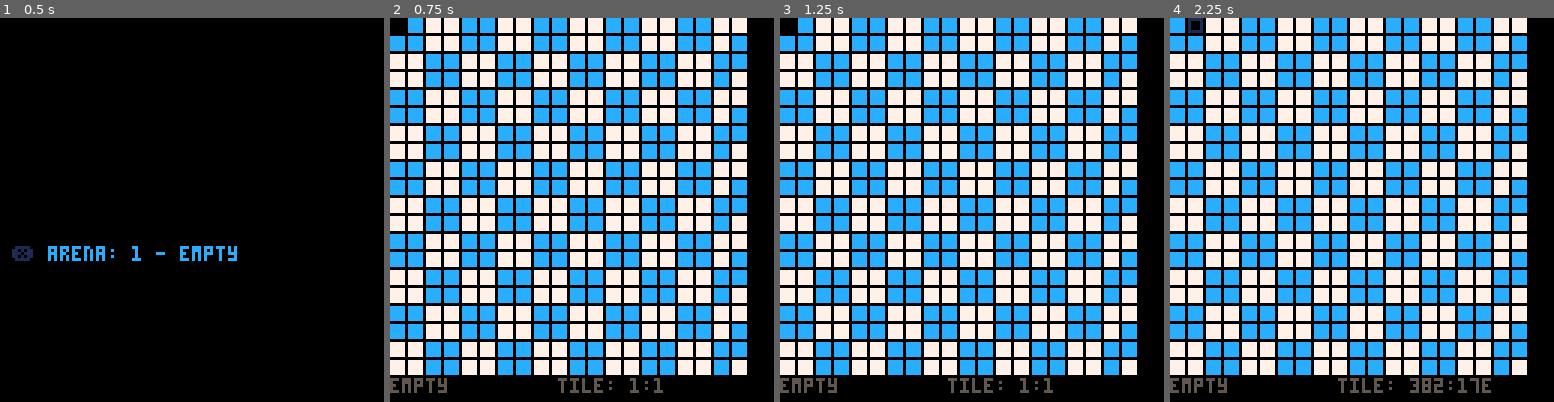
Above: before the commit, frames 1-4 (left to right).
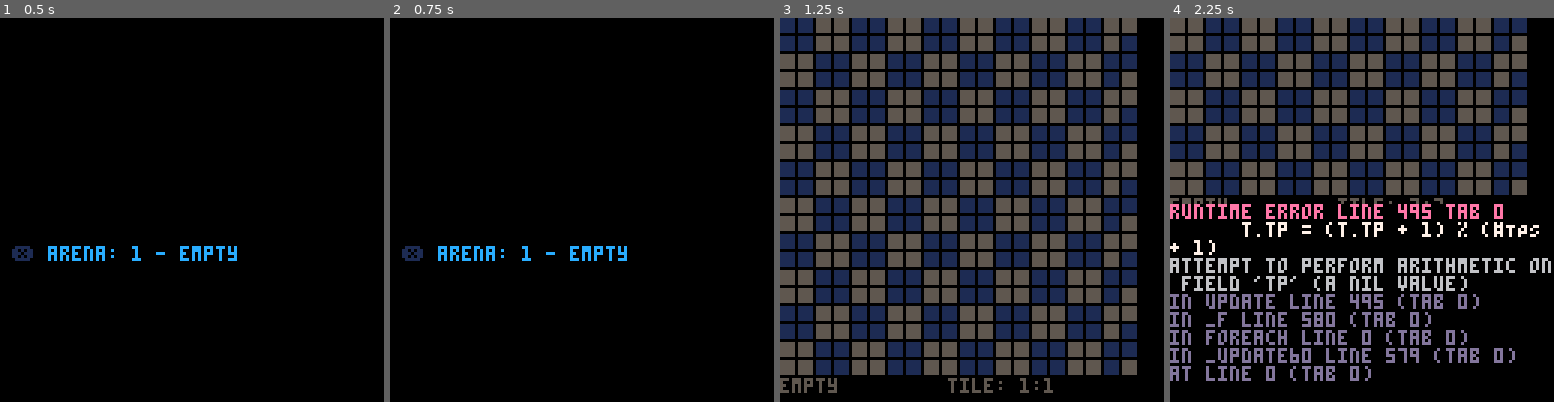
Above: after the commit, the same moments.

Repository: klen/square-wars
Game: PICO-8 cartridge editor.p8
Same seed, same stepped clock (60 frames per second), same inputs: the game is played once before the commit and once after it.
Inputs:
- Up to frame 1 (0.5 s): tap X (X key) at 0.33 s
- Up to frame 2 (0.75 s): tap O (Z key) at 0.7 s
- Up to frame 3 (1.25 s): tap X (X key) at 1.07 s
- Up to frame 4 (2.25 s): hold Right 1.6-2.1 s; tap O (Z key) at 1.7, 2.1 s; tap X (X key) at 1.85 s; hold Up from 2.15 s (still down)

Frame 1 is identical in both runs. In frame 2, 61% of the frame differs, in the area x 0-93%, y 0-98%; in frame 3, 61%; in frame 4, 64%, in the area x 0-100%, y 0-98%.
Error after the commit: runtime error line 495 tab 0; t.tp = (t.tp + 1) % (#TPS + 1); attempt to perform arithmetic on field 'tp' (a nil value)

Commit message:
feat: wip 🫕

Diff:
--- a/data/data.lua
+++ b/data/data.lua
@@ -3,7 +3,7 @@
 
 DATA = {
   -- white (1), red (2), orange (4), yellow (8), green (16), blue (32)
-  COLORS = { 6, 7, 8, 9, 10, 11, 12 },
+  COLORS = { 7, 8, 9, 10, 11, 12, 5 },
   -- stylua: ignore start
   -- TODO: slot 3 is empty
   CART = {
--- a/data/missions.lua
+++ b/data/missions.lua
@@ -122,7 +122,7 @@
 choose any path.]],
   },
 
-  -- 8 (2) master of white
+  -- 8 (2) master of snow
   {
     n = "master of snow",
     r = 6,
@@ -138,7 +138,7 @@
 and my power is yours.]],
   },
 
-  -- 9 (2) master of red
+  -- 9 (2) master of fire
   {
     n = "master of fire",
     r = 6,
@@ -154,7 +154,7 @@
 claim my fire.]],
   },
 
-  -- 10 (2) master of orange
+  -- 10 (2) master of desert
   {
     n = "master of desert",
     r = 6,
@@ -169,7 +169,7 @@
 and take my power.]],
   },
 
-  -- 11 (2) master of yellow
+  -- 11 (2) master of sun
   {
     n = "master of sun",
     r = 6,
@@ -178,13 +178,13 @@
     j = { cpu = "2", plc = { "127,274", "267,134" } },
     u = { v = 8, s = "power", n = "power of sun" },
     b = [[rays of light, i command
-from the sun's core, all
+from the core, all
 paths radiate. withstand
 the blazing field, and
 my power you will gain.]],
   },
 
-  -- 12 (2) master of green
+  -- 12 (2) master of woods
   {
     n = "master of woods",
     r = 6,
@@ -200,7 +200,7 @@
 and my power is yours.]],
   },
 
-  -- 13 (2) master of blue
+  -- 13 (2) master of storm
   {
     n = "master of storm",
     r = 6,
@@ -279,9 +279,15 @@
   },
 
   -- 20 (3) lines
-  { n = "lines", f = { a = 9 }, j = { cpu = "2,2,2" }, u = { s = "arena" }, b = "" },
-
-  -- 21 (3) spikes
+  {
+    n = "lines",
+    f = { a = 9 },
+    j = { cpu = "2", plc = { "1,381", "20,400" } },
+    u = { s = "arena" },
+    b = "",
+  },
+
+  -- 21 (3) spikes (bombs)
   {
     n = "spikes",
     f = { a = 10, o = { "", "55,13c,60,131" } },
--- a/editor.p8
+++ b/editor.p8
@@ -155,4 +155,4 @@
 
 
 __map__
-706f7765721f391f70616c657474651f311f70726163746963651f341f1e
+2c3135322c3135352c3135362c3135372c3135382c3135392c3135612c3135622c3135632c3135642c3135652c3135662c3136302c3136312c3136322c3136362c3137612c3138651f1e1e
--- a/main.p8
+++ b/main.p8
@@ -388,4 +388,4 @@
 
 
 __map__
-706f7765721f391f70616c657474651f311f70726163746963651f341f1e
+2c3135322c3135352c3135362c3135372c3135382c3135392c3135612c3135622c3135632c3135642c3135652c3135662c3136302c3136312c3136322c3136362c3137612c3138651f1e1e
--- a/src/effects/typewriter.p8.lua
+++ b/src/effects/typewriter.p8.lua
@@ -2,7 +2,7 @@
   x = 8,
   y = 5,
   c = 7,
-  sd = 2,
+  sd = 1,
   txt = "",
 
   draw = function(_ENV)
--- a/src/global.p8.lua
+++ b/src/global.p8.lua
@@ -10,7 +10,6 @@
 DATA = str_tbl(mem_str())
 CART = DATA.CART
 COLORS = DATA.COLORS
-CCR = COLORS[1] - 1
 MISSIONS = DATA.MISSIONS
 ARENAS = DATA.ARENAS
 
--- a/src/screens/brief.p8.lua
+++ b/src/screens/brief.p8.lua
@@ -19,7 +19,7 @@
 
   -- reset campaign data
   if n == 1 then
-    pw = 0
+    pw, mw = 0, 0
     dset(CART.time, 0)
     dset(CART.score, 0)
     dset(CART.power, 0)
--- a/src/ui/controls.p8.lua
+++ b/src/ui/controls.p8.lua
@@ -9,7 +9,7 @@
 
   init = function(_ENV)
     while not jd:cfree(sc) do
-      sc = (sc - CCR) % #COLORS + 1 + CCR
+      sc = sc % #COLORS + 1
     end
   end,
 
@@ -32,7 +32,7 @@
       if btn < 4 then
         local d = dir[btn + 1]
         sc = jd:move_color(sc, function(c)
-          return (c + d - CCR - 1) % #COLORS + CCR + 1
+          return (c + d - 1) % #COLORS + 1
         end, p.w)
         beep()
       else
@@ -45,21 +45,20 @@
   draw = function(_ENV)
     local p = jd:active()
 
-    for idx, c in ipairs(COLORS) do
-      local s = idx * 8 - 8
-
+    for c = 1, #COLORS do
+      local s, cl = c * 8 - 8, COLORS[c]
       if c == sc then
-        rectfill(s, 120, s + 6, 126, c)
+        rectfill(s, 120, s + 6, 126, cl)
       elseif jd:cfree(c, p.w) then
-        rectfill(s + 1, 121, s + 5, 125, c)
+        rectfill(s + 1, 121, s + 5, 125, cl)
       else
-        rect(s + 1, 121, s + 5, 125, c)
+        rect(s + 1, 121, s + 5, 125, cl)
       end
-    end
-    local w, active = 60, jd.act
-    for p in all(jd.players) do
-      local n, c, t = p.n, p.c, tostr(#p.t)
-      w = print((n == active and inv or "") .. pspace(t, 3) .. t, w + 5, 121, c)
+      local w, active = 60, jd.act
+      for p in all(jd.players) do
+        local n, c, t = p.n, p.c, tostr(#p.t)
+        w = print((n == active and inv or "") .. pspace(t, 3) .. t, w + 5, 121, COLORS[p.c] or 1)
+      end
     end
   end,
 
@@ -83,7 +82,7 @@
   for tn in all(p.t) do
     for fn in all(t[tn].hvrel) do
       local ft = t[fn]
-      if ft.p == 0 then
+      if not ft.p then
         if not seen[fn] then
           seen[fn] = true
           if jd:cfree(ft.c) then
@@ -94,27 +93,6 @@
     end
   end
   return r
-end
-
-function get_clusters(targets, tiles)
-  local seen, clusters = {}, { {}, {}, {}, {}, {}, {}, {} }
-  for tn in all(targets) do
-    local cl = cluster(tn, tiles)
-    local cnum = cl[1]
-    if not seen[cnum] then
-      seen[cnum] = true
-      local t = tiles[tn]
-      for cn in all(cl) do
-        add(clusters[t.c - CCR], cn)
-      end
-    end
-  end
-  clusters = sort(clusters, function(a, b)
-    return #a > #b
-  end)
-  return filter(clusters, function(c)
-    return #c > 0
-  end)
 end
 
 -- random bot
--- a/src/ui/editor.p8.lua
+++ b/src/ui/editor.p8.lua
@@ -9,7 +9,7 @@
     dir = { -1, 1, -field.s, field.s }
 
     for t in all(field.t) do
-      if t.p == 0 do
+      if not t.p do
         t.c = _ENV:color(t)
       end
     end
@@ -24,23 +24,23 @@
     if d then
       tile = (tile + d - 1) % field.s ^ 2 + 1
 
-    -- set tile color
+    -- update tile
     elseif btn == 4 then
       local t = field.t[tile]
-      t.t = (t.t + 1) % (#TPS + 1)
-      if t.t == 1 then
+      t.tp = (t.tp + 1) % (#TPS + 1)
+      if t.tp == 1 then
         t.p = 5
         t.c = 1
       else
-        t.p = 0
+        t.p = nil
         t.c = _ENV:color(t)
       end
 
     -- copy tile data
     elseif btn == 5 then
       local t = field.t[tile]
-      t.p = 0
-      t.t = 0
+      t.p = nil
+      t.tp = nil
       t.c = _ENV:color(t)
     end
   end,
--- a/src/ui/field.p8.lua
+++ b/src/ui/field.p8.lua
@@ -5,7 +5,7 @@
   eff = nil,
 
   init = function(_ENV)
-    if eff == 'dark' then
+    if eff == "dark" then
       draw = draw_dark
     else
       draw = draw
@@ -45,16 +45,21 @@
     end
 
     foreach(t, function(tt)
-        fix_color(tt, t)
+      fix_tile(t, tt)
     end)
 
     if o then
       local prv
       for p, v in ipairs(o) do
         for i, h in ipairs(split(v)) do
-          if h == "" then break end
+          if h == "" then
+            break
+          end
           local tt = t[tonum("0x" .. h)]
-          tt.t = p + 1
+          tt.tp = p + 1
+          while tt.c == #COLORS do
+            tt.c = rndcolor()
+          end
           if p == 1 and i % 2 == 0 then
             prv.c = tt.c
           end
@@ -65,10 +70,13 @@
 
     if a then
       for h in all(split(ARENAS[a][2])) do
-        if h == "" then break end
+        if h == "" then
+          break
+        end
         local tt = t[tonum("0x" .. h)]
-        if tt.t == 0 then
-          tt.c = 1
+        if not tt.tp then
+          tt.tp = 1
+          tt.c = nil
           tt.p = 5
         end
       end
@@ -94,33 +102,47 @@
       end
       for n in all(pt.diag) do
         local ft = t[n]
-        if ft.p == 1 then pt:draw(s, off, ts) end
+        if ft.p == 1 then
+          pt:draw(s, off, ts)
+        end
       end
     end)
   end,
 
-  tile_coords = function(_ENV, n)
-    local idx = n - 1
-    return idx % s * ts + off, idx \ s * ts + off
-  end,
-
   move = function(_ENV)
-    if eff == 'erosion' then
+    if eff == "erosion" then
       local tc = rnd(t)
-      if tc.p == 0 then
-        tc.c = 1
-        tc.p = 5
-      end
+      tc:boom()
     end
   end,
 }
 
-function fix_color(tt, t)
-  for n in all(tt.hvrel) do
-    local c = t[n].c
-    if c == tt.c then
-      return
+function fix_tile(t, tt)
+  local cl, idx = cluster(tt.n, t), #COLORS
+  while idx > 0 and (#cl > 4 or #cl == 1) do
+    tt.c = rndcolor()
+    cl = cluster(tt.n, t)
+    idx -= 1
+  end
+end
+
+function get_clusters(targets, tiles)
+  local seen, clusters = {}, { {}, {}, {}, {}, {}, {}, {} }
+  for tn in all(targets) do
+    local cl = cluster(tn, tiles)
+    local cnum = cl[1]
+    if not seen[cnum] then
+      seen[cnum] = true
+      local t = tiles[tn]
+      for cn in all(cl) do
+        add(clusters[t.c], cn)
+      end
     end
   end
-  tt.c = rndcolor()
+  clusters = sort(clusters, function(a, b)
+    return #a > #b
+  end)
+  return filter(clusters, function(c)
+    return #c > 0
+  end)
 end
--- a/src/ui/judge.p8.lua
+++ b/src/ui/judge.p8.lua
@@ -57,14 +57,17 @@
         tt.p = p.n
         add(p.t, n)
       end
-      for tt in all(p.t) do
-        t[tt].c = p.c
+      for n in all(p.t) do
+        t[n].c = p.c
       end
     end
 
     local pt = players[1].t[1]
     for n in all(t[pt].hvrel) do
-      t[n].c = _ENV:move_color(t[n].c, rndcolor)
+      local tt = t[n]
+      if not tt.p then
+        t[n].c = _ENV:move_color(t[n].c, rndcolor)
+      end
     end
   end,
 
@@ -74,9 +77,8 @@
         return false
       end
     end
-    local idx = c - CCR
     if w and pwr and pwr:active(c) then
-      return w & (1 << (c - CCR - 1)) > 0
+      return w & (1 << (c - 1)) > 0
     end
     return true
   end,
@@ -95,7 +97,7 @@
   move = function(_ENV, c)
     local p = players[act]
     local tiles, ptiles, pwr = f.t, p.t, pwr and pwr:active(c)
-    local npt = #ptiles
+    local npt, bombs = #ptiles, {}
 
     p.c = c
     moves += 1
@@ -108,15 +110,53 @@
       if pwr then
         grab(pt.diag, tiles, p)
       end
+
+      -- portals
+      if pt.tp == 2 then
+        foreach(tiles, function(t)
+          if not t.p and t.tp == 2 and t.c == c then
+            t.p = act
+            t.tp = nil
+            add(ptiles, t.n)
+          end
+        end)
+
+      -- bombs
+      elseif pt.tp == 3 then
+        add(bombs, tn)
+      end
     end)
 
     local empty = #ptiles == npt
     p.skip = empty and p.skip + 1 or 0
     if p.skip >= 8 then
-      p.c = 5
+      p.c = nil
       foreach(ptiles, function(tn)
-        tiles[tn].c = 5
+        tiles[tn].c = nil
       end)
+    end
+
+    if #bombs > 0 then
+      foreach(bombs, function(bn)
+        local bt = tiles[bn]
+        bt:boom()
+        foreach(bt.hvrel, function(n)
+          local t = tiles[n]
+          t:boom()
+          foreach(t.hvrel, function(nn)
+            local nt = tiles[nn]
+            nt:boom()
+            foreach(nt.hvrel, function(nnn)
+              tiles[nnn]:boom()
+            end)
+          end)
+        end)
+      end)
+      for p in all(players) do
+        p.t = filter(p.t, function(tn)
+          return tiles[tn].p == p.n
+        end)
+      end
     end
 
     -- keep the current player
@@ -141,19 +181,18 @@
     local p = players[act]
 
     return _ENV:move_color(p.c, function(c)
-      return COLORS[(c - CCR) % #COLORS + 1]
+      return c % #COLORS + 1
     end, p.w)
   end,
 
   finish = function(_ENV, next)
-    printh "jd finish"
     local active_players = #filter(players, function(p)
       return p.skip < 8
     end)
     if active_players > 0 then
       f:move()
       for t in all(f.t) do
-        if t.p == 0 then
+        if not t.p then
           return _ENV:next_move(next)
         end
       end
@@ -186,17 +225,9 @@
 function grab(nts, ts, p)
   for nn in all(nts) do
     nt = ts[nn]
-    if nt.p == 0 and nt.c == p.c then
+    if not nt.p and nt.c == p.c then
       nt.p = p.n
       add(p.t, nn)
-      if nt.t == 2 then
-        foreach(ts, function(t)
-          if t.p == 0 and t.t == 2 and t.c == nt.c then
-            t.p = p.n
-            add(p.t, t.n)
-          end
-        end)
-      end
     end
   end
 end
--- a/src/ui/power.p8.lua
+++ b/src/ui/power.p8.lua
@@ -22,13 +22,12 @@
   end,
 
   register = function(_ENV, c)
-    local i = c - CCR
-    if pwr & (1 << (i - 1)) > 0 then
-      lvl[i] = (lvl[i] + 1) % (mx + 1)
+    if pwr & (1 << (c - 1)) > 0 then
+      lvl[c] = (lvl[c] + 1) % (mx + 1)
     end
   end,
 
   active = function(_ENV, c)
-    return lvl[c - CCR] == mx
+    return lvl[c] == mx
   end,
 }
--- a/src/ui/tile.p8.lua
+++ b/src/ui/tile.p8.lua
@@ -1,31 +1,37 @@
 function rndcolor()
-  return rnd(COLORS)
+  return flr(rnd(#COLORS) + 1)
 end
 
-TPS = split ",☉,✽,◆,♥,⧗,❎"
+TPS = split ",☉,✽,◆,♥,⧗"
 
 Tile = Ent:create {
   n = 0,
-  p = 0,
-  t = 0,
+  p = nil,
+  tp = nil,
 
   init = function(_ENV)
+    diag = {}
+    hvrel = {}
     c = rndcolor()
-    diag = {} -- diagonal
-    hvrel = {} -- horizontal and vertical
   end,
 
   draw = function(_ENV, sz, of, ts)
-    local idx = n - 1
-    local x, y = idx % sz * ts + of, idx \ sz * ts + of
-    if p > 0 then
-      rect(x, y, x + ts - 2, y + ts - 2, c)
-    elseif t == 0 then
-      rectfill(x, y, x + ts - 2, y + ts - 2, c)
+    local i, cl = n - 1, COLORS[c] or 1
+    local x, y = i % sz * ts + of, i \ sz * ts + of
+    if tp and tp > 1 then
+      if TPS[tp] then
+        print(TPS[tp] or '', x - 1, y, cl)
+        rect(x-1, y-1, x - 1 + ts, y - 1 + ts, 0)
+      end
+    elseif p then
+      rect(x, y, x + ts - 2, y + ts - 2, cl)
     else
-      print(TPS[t], x - 1, y, c)
-      rect(x-1, y-1, x - 1 + ts, y - 1 + ts, 0)
+      rectfill(x, y, x + ts - 2, y + ts - 2, cl)
     end
+  end,
+
+  boom = function(_ENV)
+    p, tp, c = 5, 0, nil
   end,
 }
 
@@ -39,7 +45,7 @@
     deli(q, 1)
 
     local t = tiles[qn]
-    if t.p == 0 and t.c == c then
+    if not t.p and t.c == c then
       add(res, qn)
       for fn in all(t.hvrel) do
         if not seen[fn] then
Not shown, changed: 128 lines of the sprite sheet (__gfx__) section of editor.p8
Not shown, changed: 128 lines of the sprite sheet (__gfx__) section of main.p8
